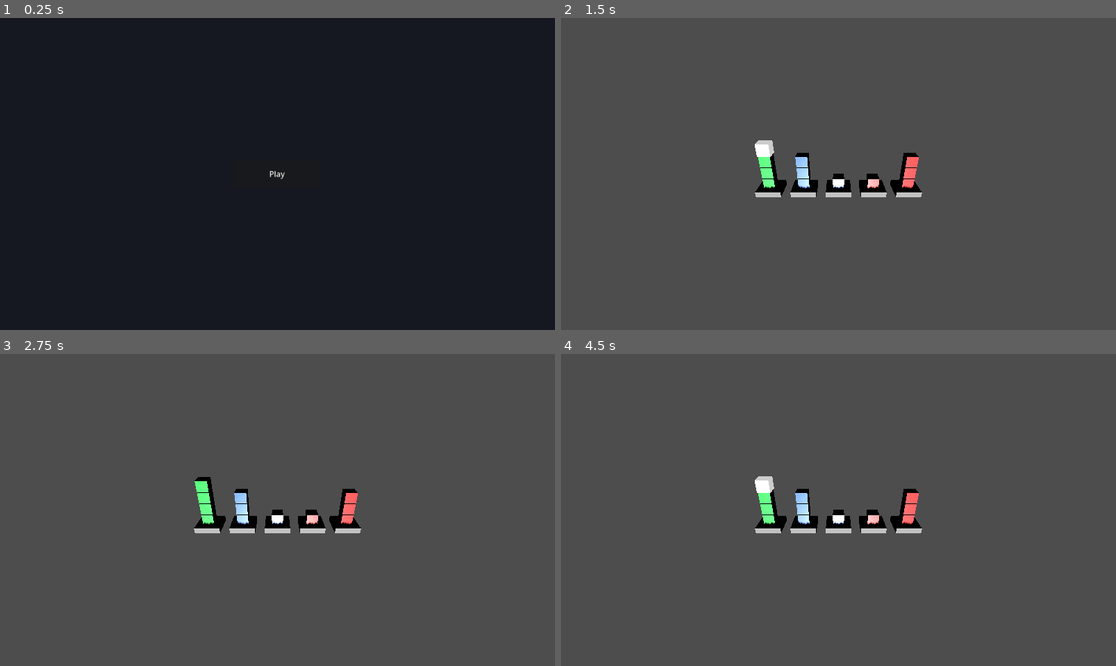
Above: before the commit, frames 1-4 (two rows, left to right).
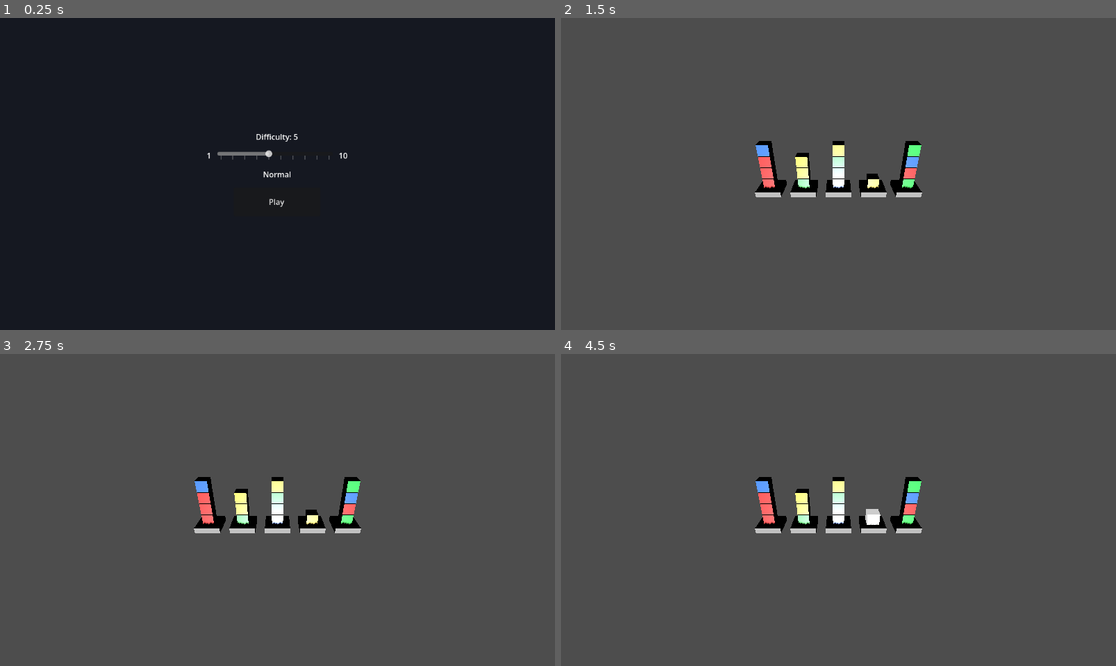
Above: after the commit, the same moments.

Repository: b-intohimo/CubeTraySorter
Game: Godot game, scene res://scenes/MainMenu.tscn
Same seed, same stepped clock (60 frames per second), same inputs: the game is played once before the commit and once after it.
Inputs (mouse positions are in pixels of both pictures, inside the frame that each line leads up to):
- Up to frame 1 (0.25 s): no input
- Up to frame 2 (1.5 s): click "Play" at 0.5 s; tap Enter at 1.25 s; move the mouse to (960, 158) at 1.27 s; click (960, 158) at 1.42 s
- Up to frame 3 (2.75 s): tap Space at 2 s; move the mouse to (166, 525) at 2.02 s; click (166, 525) at 2.17 s
- Up to frame 4 (4.5 s): tap Enter at 2.75, 4.25 s; move the mouse to (894, 441) at 2.77 s; click (894, 441) at 2.92 s; tap Space at 3.5 s; move the mouse to (810, 572) at 3.52 s; click (810, 572) at 3.67 s; move the mouse to (1005, 556) at 4.27 s; click (1005, 556) at 4.42 s

The runs differ from the first frame. In frame 1, 0.4% of the frame differs, in the area x 37-63%, y 37-61%; in frame 2, 1.1%; in frame 3, 1.0%; in frame 4, 1.2%, in the area x 34-65%, y 39-55%.
Error before the commit: Invalid access to property or key 'collider' on a base object of type 'Dictionary'. (res://scripts/Game.gd:438)

Commit message:
level generation

Diff:
--- a/project.godot
+++ b/project.godot
@@ -17,3 +17,7 @@
 config/name="Cube Tray Sorter"
 run/main_scene="res://scenes/MainMenu.tscn"
 config/features=PackedStringArray("4.6")
+
+[autoload]
+
+GameConfig="*res://scripts/GameConfig.gd"
--- /dev/null
+++ b/resources/puzzle_bank.gd
@@ -0,0 +1,12 @@
+extends Resource
+
+const PUZZLES := {
+	3: ["r|gggg|bbbb|rrr|", "r|gggg|bbbb|rr|r", "rr|ggg|bbbb|rr|g", "rr|gggg|bbb|rr|b", "r|gggg|bbbb|r|rr", "rrr|gg|bbbb|r|gg", "rrr|gggg|bb|r|bb", "r|gggg|bbbb||rrr", "rr|ggg|bbbb|g|rr", "rr|gggg|bbb|b|rr", "rrr|gg|bbbb|gg|r", "rrr|gggg|bb|bb|r", "rrrr|g|bbbb|ggg|", "rrrr|g|bbbb|gg|g", "rrrr|gg|bbb|gg|b", "rrrr|g|bbbb|g|gg", "rrrr|ggg|bb|g|bb", "rrrr|g|bbbb||ggg", "rrrr|gg|bbb|b|gg", "rrrr|ggg|bb|bb|g"],
+	4: ["|gggg|bbbb|rrrr|", "|gggg|bbbb|rrr|r", "r|ggg|bbbb|rrr|g", "r|gggg|bbb|rrr|b", "|gggg|bbbb|rr|rr", "rr|gg|bbbb|rr|gg", "rr|gggg|bb|rr|bb", "|gggg|bbbb|r|rrr", "rrr|g|bbbb|r|ggg", "rrr|gggg|b|r|bbb", "|gggg|bbbb||rrrr", "r|ggg|bbbb|g|rrr", "r|gggg|bbb|b|rrr", "rr|gg|bbbb|gg|rr", "rr|gggg|bb|bb|rr", "rrr|g|bbbb|ggg|r", "rrr|gggg|b|bbb|r", "rrrr||bbbb|gggg|", "rrrr||bbbb|ggg|g", "rrrr|g|bbb|ggg|b"],
+	5: ["g|ggg|bbbb|rrrr|", "|ggg|bbbb|rrrr|g", "b|gggg|bbb|rrrr|", "|gggg|bbb|rrrr|b", "g|ggg|bbbb|rrr|r", "b|gggg|bbb|rrr|r", "r|gg|bbbb|rrr|gg", "r|gggg|bb|rrr|bb", "g|ggg|bbbb|rr|rr", "b|gggg|bbb|rr|rr", "rr|g|bbbb|rr|ggg", "rr|gggg|b|rr|bbb", "g|ggg|bbbb|r|rrr", "b|gggg|bbb|r|rrr", "rrr||bbbb|r|gggg", "rrr|gggg||r|bbbb", "g|ggg|bbbb||rrrr", "|ggg|bbbb|g|rrrr", "b|gggg|bbb||rrrr", "|gggg|bbb|b|rrrr"],
+	6: ["gg|gg|bbbb|rrrr|", "g|gg|bbbb|rrrr|g", "g|ggg|bbb|rrrr|b", "|gg|bbbb|rrrr|gg", "b|ggg|bbb|rrrr|g", "bb|gggg|bb|rrrr|", "b|gggg|bb|rrrr|b", "|gggg|bb|rrrr|bb", "gg|gg|bbbb|rrr|r", "bb|gggg|bb|rrr|r", "r|g|bbbb|rrr|ggg", "r|gggg|b|rrr|bbb", "gg|gg|bbbb|rr|rr", "bb|gggg|bb|rr|rr", "rr||bbbb|rr|gggg", "rr|gggg||rr|bbbb", "gg|gg|bbbb|r|rrr", "bb|gggg|bb|r|rrr", "rr|r|bbbb|r|gggg", "rrr|b|bbb|r|gggg"],
+	7: ["ggg|g|bbbb|rrrr|", "gg|g|bbbb|rrrr|g", "gg|gg|bbb|rrrr|b", "g|g|bbbb|rrrr|gg", "g|ggg|bb|rrrr|bb", "|g|bbbb|rrrr|ggg", "b|gg|bbb|rrrr|gg", "bb|ggg|bb|rrrr|g", "bbb|gggg|b|rrrr|", "bb|gggg|b|rrrr|b", "b|gggg|b|rrrr|bb", "|gggg|b|rrrr|bbb", "ggg|g|bbbb|rrr|r", "bbb|gggg|b|rrr|r", "r||bbbb|rrr|gggg", "r|gggg||rrr|bbbb", "ggg|g|bbbb|rr|rr", "bbb|gggg|b|rr|rr", "r|r|bbbb|rr|gggg", "rr|b|bbb|rr|gggg"],
+	8: ["gggg||bbbb|rrrr|", "ggg||bbbb|rrrr|g", "ggg|g|bbb|rrrr|b", "gg||bbbb|rrrr|gg", "gg|gg|bb|rrrr|bb", "g||bbbb|rrrr|ggg", "g|ggg|b|rrrr|bbb", "||bbbb|rrrr|gggg", "b|g|bbb|rrrr|ggg", "bb|gg|bb|rrrr|gg", "bbb|ggg|b|rrrr|g", "bbbb|gggg||rrrr|", "bbb|gggg||rrrr|b", "bb|gggg||rrrr|bb", "b|gggg||rrrr|bbb", "|gggg||rrrr|bbbb", "gggg||bbbb|rrr|r", "bbbb|gggg||rrr|r", "|r|bbbb|rrr|gggg", "r|b|bbb|rrr|gggg"],
+	9: ["gggg|b|bbb|rrrr|", "gggg||bbb|rrrr|b", "gggg|r|bbbb|rrr|", "ggg|b|bbb|rrrr|g", "ggg|r|bbbb|rrr|g", "ggg|g|bb|rrrr|bb", "gg|b|bbb|rrrr|gg", "gg|r|bbbb|rrr|gg", "gg|gg|b|rrrr|bbb", "g|b|bbb|rrrr|ggg", "g|r|bbbb|rrr|ggg", "g|ggg||rrrr|bbbb", "b||bbb|rrrr|gggg", "|b|bbb|rrrr|gggg", "bb|g|bb|rrrr|ggg", "bbb|gg|b|rrrr|gg", "bbbb|ggg||rrrr|g", "bbbb|ggg|g|rrrr|", "bbbb|gggg|r|rrr|", "bbb|ggg|g|rrrr|b"],
+	10: ["gggg|bb|bb|rrrr|", "gggg|b|bb|rrrr|b", "gggg||bb|rrrr|bb", "gggg|r|bbb|rrr|b", "gggg|rr|bbbb|rr|", "ggg|bb|bb|rrrr|g", "ggg|rr|bbbb|rr|g", "ggg|g|b|rrrr|bbb", "gg|bb|bb|rrrr|gg", "gg|rr|bbbb|rr|gg", "gg|gg||rrrr|bbbb", "g|bb|bb|rrrr|ggg", "g|gg|g|rrrr|bbbb", "bb||bb|rrrr|gggg", "b|b|bb|rrrr|gggg", "|bb|bb|rrrr|gggg", "bbb|g|b|rrrr|ggg", "bbbb|gg||rrrr|gg", "bbbb|gg|g|rrrr|g", "bbbb|ggg|r|rrr|g"],
+}
--- a/scenes/MainMenu.tscn
+++ b/scenes/MainMenu.tscn
@@ -20,20 +20,57 @@
 grow_vertical = 2
 color = Color(0.0823529, 0.0941176, 0.129412, 1)
 
-[node name="PlayButton" type="Button" parent="."]
-custom_minimum_size = Vector2(180, 60)
+[node name="CenterContainer" type="CenterContainer" parent="."]
 layout_mode = 1
-anchors_preset = 8
-anchor_left = 0.5
-anchor_top = 0.5
-anchor_right = 0.5
-anchor_bottom = 0.5
-offset_left = -90.0
-offset_top = -30.0
-offset_right = 90.0
-offset_bottom = 30.0
+anchors_preset = 15
+anchor_right = 1.0
+anchor_bottom = 1.0
 grow_horizontal = 2
 grow_vertical = 2
+
+[node name="VBoxContainer" type="VBoxContainer" parent="CenterContainer"]
+layout_mode = 2
+theme_override_constants/separation = 16
+
+[node name="DifficultyLabel" type="Label" parent="CenterContainer/VBoxContainer"]
+layout_mode = 2
+text = "Difficulty: 5"
+horizontal_alignment = 1
+
+[node name="DifficultyRow" type="HBoxContainer" parent="CenterContainer/VBoxContainer"]
+layout_mode = 2
+theme_override_constants/separation = 12
+alignment = 1
+
+[node name="MinLabel" type="Label" parent="CenterContainer/VBoxContainer/DifficultyRow"]
+layout_mode = 2
+text = "1"
+
+[node name="DifficultySlider" type="HSlider" parent="CenterContainer/VBoxContainer/DifficultyRow"]
+custom_minimum_size = Vector2(240, 0)
+layout_mode = 2
+size_flags_horizontal = 3
+min_value = 1.0
+max_value = 10.0
+value = 5.0
+step = 1.0
+tick_count = 10
+ticks_on_borders = true
+
+[node name="MaxLabel" type="Label" parent="CenterContainer/VBoxContainer/DifficultyRow"]
+layout_mode = 2
+text = "10"
+
+[node name="DifficultyDescLabel" type="Label" parent="CenterContainer/VBoxContainer"]
+layout_mode = 2
+text = "Normal"
+horizontal_alignment = 1
+
+[node name="PlayButton" type="Button" parent="CenterContainer/VBoxContainer"]
+custom_minimum_size = Vector2(180, 60)
+layout_mode = 2
+size_flags_horizontal = 4
 text = "Play"
 
-[connection signal="pressed" from="PlayButton" to="." method="_on_play_button_pressed"]
+[connection signal="value_changed" from="CenterContainer/VBoxContainer/DifficultyRow/DifficultySlider" to="." method="_on_difficulty_slider_value_changed"]
+[connection signal="pressed" from="CenterContainer/VBoxContainer/PlayButton" to="." method="_on_play_button_pressed"]
--- a/scripts/Game.gd
+++ b/scripts/Game.gd
@@ -7,7 +7,7 @@
 const CUBE_BASE_Y := TRAY_TOP_Y + (CUBE_SIZE * 0.5)
 
 const NUM_TRAYS := 5
-const NUM_COLORS := 3
+const NUM_COLORS := NUM_TRAYS - 1
 
 # Animation tuning
 const MOVE_UP_HEIGHT := 2.0
@@ -15,27 +15,16 @@
 const MOVE_OVER_TIME := 0.22
 const MOVE_DOWN_TIME := 0.22
 
-# Level generation
-# Larger scrambles produce layouts that tend to be farther from solved.
-const SCRAMBLE_MIN_MOVES := 1300
-const SCRAMBLE_MAX_MOVES := 2600
-
-# Reject generated boards that are too close to solved.
-const MAX_SOLVED_FULL_UNIFORM_TRAYS_ON_GEN := 0
-# Reject if any tray has a uniform top suffix of length >= 3 (one move away
-# from completing to a full uniform stack).
-const MAX_NEAR_FULL_UNIFORM_TOP_SUFFIX_TRAYS_ON_GEN := 0
-# Require enough mixed (non-uniform) trays to avoid trivially solvable boards.
-const MIN_MIXED_TRAYS_ON_GEN := 3
-
 const COLOR_RED := "red"
 const COLOR_GREEN := "green"
 const COLOR_BLUE := "blue"
+const COLOR_YELLOW := "yellow"
 
 const COLOR_MAP := {
 	COLOR_RED: Color(0.95, 0.2, 0.2, 1.0),
 	COLOR_GREEN: Color(0.2, 0.9, 0.35, 1.0),
 	COLOR_BLUE: Color(0.2, 0.45, 0.95, 1.0),
+	COLOR_YELLOW: Color(0.95, 0.85, 0.15, 1.0),
 }
 
 @onready var camera: Camera3D = $Camera3D
@@ -72,144 +61,23 @@
 		_handle_tray_click(tray_index)
 
 func _initialize_stacks() -> void:
-	# Generate a solvable level by starting from the solved state and
-	# scrambling using only legal moves.
-	# The inverse of those moves is always a valid solution.
 	stacks = []
 	for _i in tray_nodes.size():
 		stacks.push_back([])
 
-	var colors: Array[String] = [COLOR_RED, COLOR_GREEN, COLOR_BLUE]
-
+	var colors: Array[String] = [COLOR_RED, COLOR_GREEN, COLOR_BLUE, COLOR_YELLOW]
 	var rng := RandomNumberGenerator.new()
 	rng.randomize()
-
 	game_over = false
-	var generated := false
-
-	var attempt := 0
-	while attempt < 25:
-		attempt += 1
-
-		# Reset to solved: first NUM_COLORS trays are full and uniform.
-		for i in tray_nodes.size():
-			stacks[i].clear()
-
-		for c in range(NUM_COLORS):
-			for _k in range(MAX_STACK_HEIGHT):
-				stacks[c].push_back(colors[c])
-
-		# Scramble using only legal moves.
-		var scramble_moves := rng.randi_range(SCRAMBLE_MIN_MOVES, SCRAMBLE_MAX_MOVES)
-		var last_source := -1
-		var last_target := -1
-		var moves_made := 0
-
-		while scramble_moves > 0:
-			var source := _pick_random_non_empty_tray(rng)
-			if source == -1:
-				break
-
-			var moving_color: String = stacks[source].back()
-
-			var candidates: Array[int] = []
-			for t in range(tray_nodes.size()):
-				if t == source:
-					continue
-				if stacks[t].size() >= MAX_STACK_HEIGHT:
-					continue
-				if stacks[t].is_empty() or stacks[t].back() == moving_color:
-					candidates.append(t)
-
-			if candidates.is_empty():
-				continue
-
-			var target := candidates[rng.randi_range(0, candidates.size() - 1)]
-
-			# Avoid trivial "undo" move to keep variety.
-			if source == last_target and target == last_source and candidates.size() > 1:
-				var alt_candidates: Array[int] = []
-				for t in candidates:
-					if t != last_source:
-						alt_candidates.append(t)
-				if not alt_candidates.is_empty():
-					target = alt_candidates[rng.randi_range(0, alt_candidates.size() - 1)]
-
-			if _try_move(source, target):
-				last_source = source
-				last_target = target
-				scramble_moves -= 1
-				moves_made += 1
-
-		# Reject too-easy boards.
-		# - should not be solved
-		# - should not have already-correct full stacks
-		if moves_made > 0 and not _is_solved():
-			var solved_full_uniform := _count_solved_full_uniform_trays()
-			var near_full_suffix := _count_trays_with_uniform_top_suffix_len(MAX_STACK_HEIGHT - 1)
-			var mixed_trays := _count_mixed_non_empty_trays()
-			if solved_full_uniform <= MAX_SOLVED_FULL_UNIFORM_TRAYS_ON_GEN and near_full_suffix <= MAX_NEAR_FULL_UNIFORM_TOP_SUFFIX_TRAYS_ON_GEN and mixed_trays >= MIN_MIXED_TRAYS_ON_GEN:
-				generated = true
-				break
-
-	# Fallback: if generation didn't find a good board in time,
-	# scramble again but only ensure "not solved".
-	if not generated:
-		# If we couldn't find a "hard enough" board, keep trying with a new
-		# scramble until it passes basic difficulty gates.
-		for _regen_attempt in range(15):
-			for i in tray_nodes.size():
-				stacks[i].clear()
-			for c in range(NUM_COLORS):
-				for _k in range(MAX_STACK_HEIGHT):
-					stacks[c].push_back(colors[c])
-
-			var scramble_moves := rng.randi_range(SCRAMBLE_MIN_MOVES, SCRAMBLE_MAX_MOVES)
-			var last_source := -1
-			var last_target := -1
-			var moves_made := 0
-
-			while scramble_moves > 0:
-				var source := _pick_random_non_empty_tray(rng)
-				if source == -1:
-					break
-
-				var moving_color: String = stacks[source].back()
-
-				var candidates: Array[int] = []
-				for t in range(tray_nodes.size()):
-					if t == source:
-						continue
-					if stacks[t].size() >= MAX_STACK_HEIGHT:
-						continue
-					if stacks[t].is_empty() or stacks[t].back() == moving_color:
-						candidates.append(t)
-
-				if candidates.is_empty():
-					continue
-
-				var target := candidates[rng.randi_range(0, candidates.size() - 1)]
-				if source == last_target and target == last_source and candidates.size() > 1:
-					var alt_candidates: Array[int] = []
-					for t in candidates:
-						if t != last_source:
-							alt_candidates.append(t)
-					if not alt_candidates.is_empty():
-						target = alt_candidates[rng.randi_range(0, alt_candidates.size() - 1)]
-
-				if _try_move(source, target):
-					last_source = source
-					last_target = target
-					scramble_moves -= 1
-					moves_made += 1
-
-			if moves_made > 0 and not _is_solved():
-				var solved_full_uniform := _count_solved_full_uniform_trays()
-				var near_full_suffix := _count_trays_with_uniform_top_suffix_len(MAX_STACK_HEIGHT - 1)
-				var mixed_trays := _count_mixed_non_empty_trays()
-				if solved_full_uniform <= MAX_SOLVED_FULL_UNIFORM_TRAYS_ON_GEN and near_full_suffix <= MAX_NEAR_FULL_UNIFORM_TOP_SUFFIX_TRAYS_ON_GEN and mixed_trays >= MIN_MIXED_TRAYS_ON_GEN:
-					break
-
+
+	var gen_params := _get_generation_params()
+	stacks = LevelGenerator.generate(rng, colors, gen_params)
+
+
+func _get_generation_params() -> Dictionary:
+	return {
+		"shuffle_count": GameConfig.get_shuffle_count(),
+	}
 
 
 func _handle_tray_click(tray_index: int) -> void:
@@ -349,79 +217,7 @@
 
 
 func _is_solved() -> bool:
-	# Solved when every non-empty tray is uniform color and filled to capacity.
-	for i in range(tray_nodes.size()):
-		var stack: Array = stacks[i]
-		if stack.is_empty():
-			continue
-		if stack.size() != MAX_STACK_HEIGHT:
-			return false
-		var color_name: String = stack[0]
-		for j in range(1, stack.size()):
-			if stack[j] != color_name:
-				return false
-	return true
-
-
-func _count_solved_full_uniform_trays() -> int:
-	var count := 0
-	for i in range(tray_nodes.size()):
-		var stack: Array = stacks[i]
-		if stack.is_empty():
-			continue
-		if stack.size() != MAX_STACK_HEIGHT:
-			continue
-		var color_name: String = stack[0]
-		var ok := true
-		for j in range(1, stack.size()):
-			if stack[j] != color_name:
-				ok = false
-				break
-		if ok:
-			count += 1
-	return count
-
-
-func _count_mixed_non_empty_trays() -> int:
-	var count := 0
-	for i in range(tray_nodes.size()):
-		var stack: Array = stacks[i]
-		if stack.is_empty():
-			continue
-		var first_color: String = stack[0]
-		var uniform := true
-		for j in range(1, stack.size()):
-			if stack[j] != first_color:
-				uniform = false
-				break
-		if not uniform:
-			count += 1
-	return count
-
-
-func _uniform_top_suffix_len(stack: Array) -> int:
-	# stack is bottom->top; we want the uniform segment at the very top.
-	if stack.is_empty():
-		return 0
-	var color_name: String = stack.back()
-	var len := 0
-	for idx in range(stack.size() - 1, -1, -1):
-		if stack[idx] != color_name:
-			break
-		len += 1
-	return len
-
-
-func _count_trays_with_uniform_top_suffix_len(target_len: int) -> int:
-	var count := 0
-	for i in range(tray_nodes.size()):
-		var stack: Array = stacks[i]
-		if stack.is_empty():
-			continue
-		var suffix_len := _uniform_top_suffix_len(stack)
-		if suffix_len >= target_len:
-			count += 1
-	return count
+	return LevelSolver.is_solved(stacks)
 
 
 func _pick_tray_index(mouse_position: Vector2) -> int:
@@ -435,12 +231,13 @@
 	query.collision_mask = 0xFFFFFFFF
 	var result := get_world_3d().direct_space_state.intersect_ray(query)
 
-	var collider: Object = result["collider"] as Object
-	if not result.is_empty() and collider is StaticBody3D:
-		if collider.is_in_group("tray"):
-			return int(collider.get_meta("tray_index", -1))
-		if collider.is_in_group("cube"):
-			return int(collider.get_meta("tray_index", -1))
+	if not result.is_empty():
+		var collider: Object = result["collider"] as Object
+		if collider is StaticBody3D:
+			if collider.is_in_group("tray"):
+				return int(collider.get_meta("tray_index", -1))
+			if collider.is_in_group("cube"):
+				return int(collider.get_meta("tray_index", -1))
 
 	# Fallback: when physics picking doesn't hit (common with thin/empty
 	# stacks), pick the tray geometrically based on proximity to the mouse ray.
--- /dev/null
+++ b/scripts/GameConfig.gd
@@ -0,0 +1,26 @@
+extends Node
+
+const MIN_DIFFICULTY := 1
+const MAX_DIFFICULTY := 10
+const BASE_SHUFFLE_COUNT := 10
+const SHUFFLE_INCREMENT_PER_LEVEL := 5
+
+var difficulty: int = 5
+
+
+func get_shuffle_count() -> int:
+	return BASE_SHUFFLE_COUNT + (difficulty - MIN_DIFFICULTY) * SHUFFLE_INCREMENT_PER_LEVEL
+
+
+func get_difficulty_label() -> String:
+	match difficulty:
+		1, 2:
+			return "Easy"
+		3, 4:
+			return "Relaxed"
+		5, 6:
+			return "Normal"
+		7, 8:
+			return "Challenging"
+		_:
+			return "Expert"
--- /dev/null
+++ b/scripts/LevelGenerator.gd
@@ -0,0 +1,108 @@
+class_name LevelGenerator
+extends RefCounted
+
+const Solver = preload("res://scripts/LevelSolver.gd")
+
+const MAX_STACK_HEIGHT := 4
+const NUM_TRAYS := 5
+
+
+static func generate(
+	rng: RandomNumberGenerator,
+	colors: Array[String],
+	params: Dictionary,
+) -> Array:
+	var shuffle_count: int = params.get("shuffle_count", 10)
+
+	for _attempt in range(25):
+		var stacks := _create_solved(colors)
+		var empty_tray := NUM_TRAYS - 1
+
+		# Seed the spare tray; moves may ignore color rules but must be undoable in-game.
+		_gen_reversible_move_to_tray(stacks, rng, empty_tray)
+		_gen_reversible_move_to_tray(stacks, rng, empty_tray)
+
+		for _i in shuffle_count:
+			_gen_random_reversible_move(stacks, rng)
+
+		if not Solver.is_solved(stacks):
+			return stacks
+
+	var fallback := _create_solved(colors)
+	_gen_random_reversible_move(fallback, rng)
+	return fallback
+
+
+static func _create_solved(colors: Array[String]) -> Array:
+	var stacks: Array = [[], [], [], [], []]
+	for c in range(colors.size()):
+		for _k in range(MAX_STACK_HEIGHT):
+			stacks[c].append(colors[c])
+	return stacks
+
+
+static func _gen_reversible_move_to_tray(
+	stacks: Array,
+	rng: RandomNumberGenerator,
+	target_tray: int,
+) -> bool:
+	var moves := _collect_reversible_moves(stacks, target_tray)
+	if moves.is_empty():
+		return false
+
+	var move := moves[rng.randi_range(0, moves.size() - 1)]
+	_apply_unconstrained_move(stacks, move.x, move.y)
+	return true
+
+
+static func _gen_random_reversible_move(stacks: Array, rng: RandomNumberGenerator) -> bool:
+	var moves := _collect_reversible_moves(stacks)
+	if moves.is_empty():
+		return false
+
+	var move := moves[rng.randi_range(0, moves.size() - 1)]
+	_apply_unconstrained_move(stacks, move.x, move.y)
+	return true
+
+
+static func _collect_reversible_moves(
+	stacks: Array,
+	target_tray: int = -1,
+) -> Array[Vector2i]:
+	var moves: Array[Vector2i] = []
+
+	for source in range(NUM_TRAYS):
+		if stacks[source].is_empty():
+			continue
+		for target in range(NUM_TRAYS):
+			if source == target:
+				continue
+			if target_tray != -1 and target != target_tray:
+				continue
+			if _is_reversible_move(stacks, source, target):
+				moves.append(Vector2i(source, target))
+
+	return moves
+
+
+static func _is_reversible_move(stacks: Array, source: int, target: int) -> bool:
+	if not _can_move_unconstrained(stacks, source, target):
+		return false
+
+	var next := Solver.duplicate_stacks(stacks)
+	_apply_unconstrained_move(next, source, target)
+	# Undo must be a valid in-game move so the scramble can be reversed legally.
+	return Solver.can_move(next, target, source)
+
+
+static func _can_move_unconstrained(stacks: Array, source: int, target: int) -> bool:
+	if stacks[source].is_empty():
+		return false
+	if stacks[target].size() >= MAX_STACK_HEIGHT:
+		return false
+	return true
+
+
+static func _apply_unconstrained_move(stacks: Array, source: int, target: int) -> void:
+	var cube = stacks[source].pop_back()
+	stacks[target].push_back(cube)
--- /dev/null
+++ b/scripts/LevelSolver.gd
@@ -0,0 +1,125 @@
+class_name LevelSolver
+extends RefCounted
+
+const MAX_STACK_HEIGHT := 4
+const NUM_TRAYS := 5
+
+const COLOR_CODES := {
+	"red": "r",
+	"green": "g",
+	"blue": "b",
+	"yellow": "y",
+}
+
+const CODE_COLORS := {
+	"r": "red",
+	"g": "green",
+	"b": "blue",
+	"y": "yellow",
+}
+
+const HOME_COLORS := ["red", "green", "blue", "yellow"]
+
+
+static func min_moves_to_solve(stacks: Array, max_depth: int = 50) -> int:
+	if is_solved(stacks):
+		return 0
+
+	var visited := {}
+	var queue: Array[Array] = [[duplicate_stacks(stacks), 0]]
+	visited[state_key(stacks)] = true
+
+	while not queue.is_empty():
+		var item: Array = queue.pop_front()
+		var current: Array = item[0]
+		var depth: int = item[1]
+
+		if depth >= max_depth:
+			continue
+
+		for source in range(NUM_TRAYS):
+			if current[source].is_empty():
+				continue
+			for target in range(NUM_TRAYS):
+				if source == target:
+					continue
+				if not can_move(current, source, target):
+					continue
+
+				var next := duplicate_stacks(current)
+				apply_move(next, source, target)
+				var next_depth := depth + 1
+
+				if is_solved(next):
+					return next_depth
+
+				var key := state_key(next)
+				if visited.has(key):
+					continue
+				visited[key] = true
+				queue.append([next, next_depth])
+
+	return -1
+
+
+static func is_solved(stacks_state: Array) -> bool:
+	for i in range(HOME_COLORS.size()):
+		var stack: Array = stacks_state[i]
+		if stack.size() != MAX_STACK_HEIGHT:
+			return false
+		for color_name in stack:
+			if color_name != HOME_COLORS[i]:
+				return false
+
+	for i in range(HOME_COLORS.size(), NUM_TRAYS):
+		if not stacks_state[i].is_empty():
+			return false
+
+	return true
+
+
+static func decode_state(encoded: String) -> Array:
+	var stacks: Array = [[], [], [], [], []]
+	var tray_parts := encoded.split("|")
+	for i in range(mini(tray_parts.size(), NUM_TRAYS)):
+		for code in tray_parts[i]:
+			stacks[i].append(CODE_COLORS.get(code, "red"))
+	return stacks
+
+
+static func state_key(stacks_state: Array) -> String:
+	var parts: PackedStringArray = []
+	for stack in stacks_state:
+		var encoded := ""
+		for color_name in stack:
+			encoded += COLOR_CODES.get(color_name, "?")
+		parts.append(encoded)
+	return "|".join(parts)
+
+
+static func duplicate_stacks(source: Array) -> Array:
+	var copy: Array = []
+	for stack in source:
+		copy.append(stack.duplicate())
+	return copy
+
+
+static func can_move(stacks_state: Array, source_index: int, target_index: int) -> bool:
+	var source_stack: Array = stacks_state[source_index]
+	var target_stack: Array = stacks_state[target_index]
+
+	if source_stack.is_empty():
+		return false
+	if target_stack.size() >= MAX_STACK_HEIGHT:
+		return false
+
+	var moving_color: String = source_stack.back()
+	if not target_stack.is_empty() and target_stack.back() != moving_color:
+		return false
+
+	return true
+
+
+static func apply_move(stacks_state: Array, source_index: int, target_index: int) -> void:
+	var moving_color: String = stacks_state[source_index].pop_back()
+	stacks_state[target_index].push_back(moving_color)
--- a/scripts/MainMenu.gd
+++ b/scripts/MainMenu.gd
@@ -1,4 +1,23 @@
 extends Control
+
+@onready var difficulty_slider: HSlider = $CenterContainer/VBoxContainer/DifficultyRow/DifficultySlider
+@onready var difficulty_label: Label = $CenterContainer/VBoxContainer/DifficultyLabel
+@onready var difficulty_desc_label: Label = $CenterContainer/VBoxContainer/DifficultyDescLabel
+
+
+func _ready() -> void:
+	difficulty_slider.value = GameConfig.difficulty
+	_update_difficulty_labels()
+
+
+func _on_difficulty_slider_value_changed(value: float) -> void:
+	GameConfig.difficulty = int(value)
+	_update_difficulty_labels()
+
+
+func _update_difficulty_labels() -> void:
+	difficulty_label.text = "Difficulty: %d" % GameConfig.difficulty
+	difficulty_desc_label.text = GameConfig.get_difficulty_label()
 
 
 func _on_play_button_pressed() -> void:
--- /dev/null
+++ b/scripts/build_puzzle_bank.gd
@@ -0,0 +1,68 @@
+extends SceneTree
+
+const Solver = preload("res://scripts/LevelSolver.gd")
+
+
+func _initialize() -> void:
+	var buckets: Dictionary = {}
+	for i in range(3, 11):
+		buckets[i] = []
+
+	var start: Array = [
+		["red", "red", "red", "red"],
+		["green", "green", "green", "green"],
+		["blue", "blue", "blue", "blue"],
+		[],
+		[],
+	]
+
+	var all_states: Array[Array] = []
+	var queue: Array = [start]
+	var seen := {Solver.state_key(start): true}
+
+	while not queue.is_empty():
+		var current: Array = queue.pop_front()
+		if not Solver.is_solved(current):
+			all_states.append(current)
+
+		for source in range(5):
+			if current[source].is_empty():
+				continue
+			for target in range(5):
+				if source == target or not Solver.can_move(current, source, target):
+					continue
+				var next := Solver.duplicate_stacks(current)
+				Solver.apply_move(next, source, target)
+				var k := Solver.state_key(next)
+				if seen.has(k):
+					continue
+				seen[k] = true
+				queue.append(next)
+
+	print("total states:", all_states.size())
+	for current in all_states:
+		var min_moves: int = Solver.min_moves_to_solve(current, 22)
+		if min_moves >= 3 and min_moves <= 10:
+			var bucket: Array = buckets[min_moves]
+			var encoded := Solver.state_key(current)
+			if bucket.size() < 20 and not bucket.has(encoded):
+				bucket.append(encoded)
+
+	for min_moves in range(3, 11):
+		print("min=%d count=%d" % [min_moves, buckets[min_moves].size()])
+
+	var lines: PackedStringArray = ["extends Resource", "", "const PUZZLES := {"]
+	for min_moves in range(3, 11):
+		var entries: Array = buckets[min_moves]
+		var encoded_entries: PackedStringArray = []
+		for entry in entries:
+			encoded_entries.append('"%s"' % entry)
+		lines.append("\t%d: [%s]," % [min_moves, ", ".join(encoded_entries)])
+	lines.append("}")
+
+	DirAccess.make_dir_recursive_absolute("/Users/kgorecki/Projects/CubeTraySorter/resources")
+	var file := FileAccess.open("res://resources/puzzle_bank.gd", FileAccess.WRITE)
+	file.store_string("\n".join(lines))
+	file.close()
+	print("done")
+	quit()
Not shown, added: resources/puzzle_bank.gd.uid
Not shown, added: scripts/GameConfig.gd.uid
Not shown, added: scripts/LevelGenerator.gd.uid
Not shown, added: scripts/LevelSolver.gd.uid
Not shown, added: scripts/build_puzzle_bank.gd.uid
